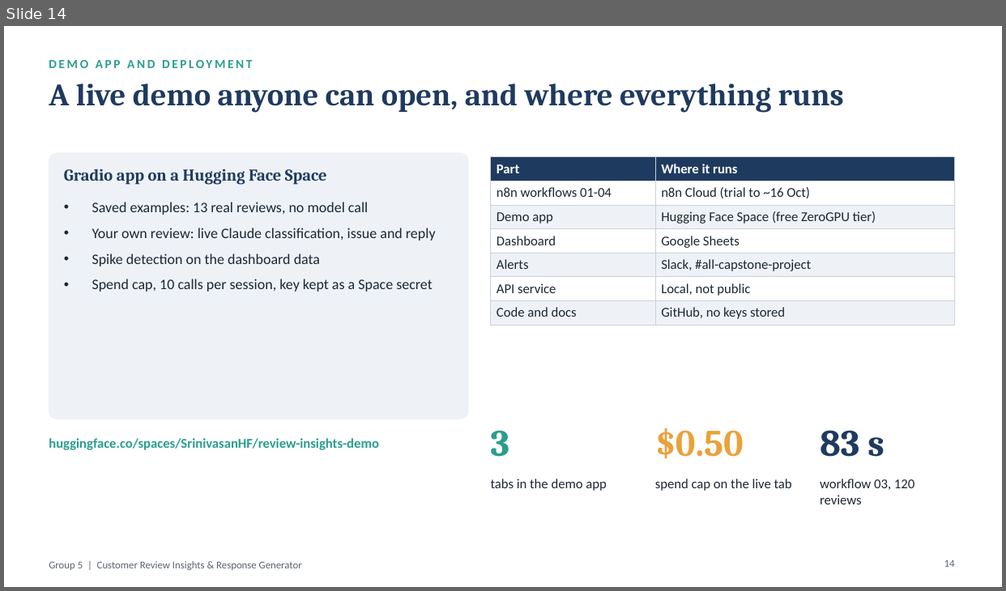
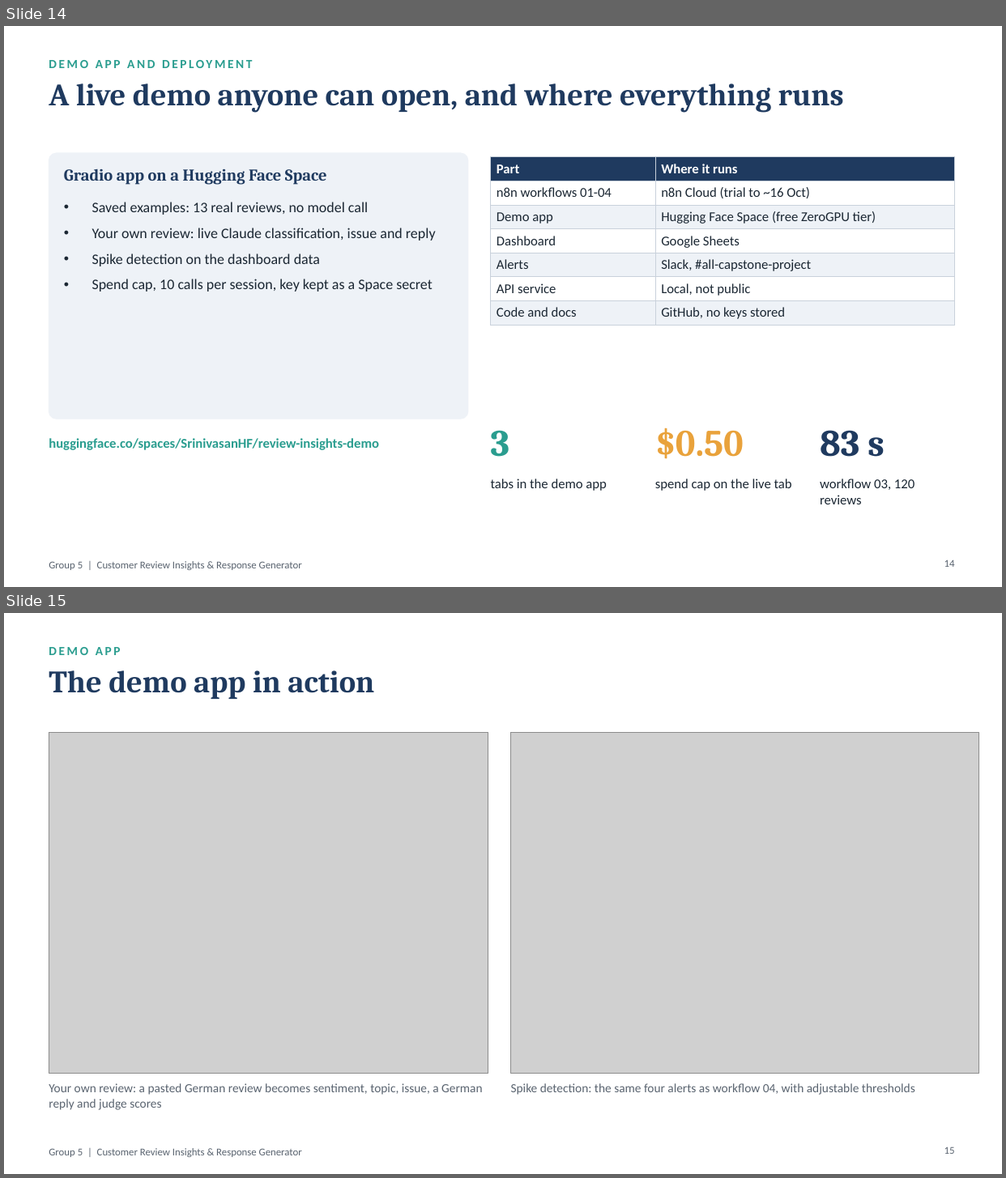
Before and after one commit to west01srinivas-hue/Capstone_Project_Group_5, a slide deck: docs/final/Final_Presentation.pptx. Shown one above the other, each under a label of ours: slide 14 before the commit, slides 14 and 15 after it. The pictures are 1006x591 and 1006x1178 pixels, drawn with LibreOffice and Linux fonts; fonts in the diff are those of the drawing; grey boxes stand for pictures. Boxes give left, top, right and bottom in pixels: in the first picture for what was removed or moved away, otherwise in the second. Text is boxed around its words. In the diff, an @@ line names an element or a change of style, - is before the commit and + after.

```diff
--- a/docs/final/Final_Presentation.pptx
+++ b/docs/final/Final_Presentation.pptx
@@ slide 15 added at bbox=[4, 613, 1002, 1174], background #FFFFFF @@
@@ text added at bbox=[49, 647, 121, 655], 12 pt, text #2A9D8F, bold @@
+DEMO APP
@@ text added at bbox=[49, 671, 374, 699], 30 pt, text #1F3A5F, bold @@
+The demo app in action
@@ picture added at bbox=[49, 733, 488, 1073] @@
@@ picture added at bbox=[511, 733, 979, 1073] @@
@@ text added at bbox=[49, 1084, 482, 1110], 12 pt, text #5A6470 @@
+Your own review: a pasted German review becomes sentiment, topic, issue, a German reply and judge scores
@@ text added at bbox=[511, 1084, 915, 1095], 12 pt, text #5A6470 @@
+Spike detection: the same four alerts as workflow 04, with adjustable thresholds
@@ text added at bbox=[49, 1148, 302, 1157], 10 pt, text #5A6470 @@
+Group 5 | Customer Review Insights & Response Generator
@@ page number added at bbox=[944, 1148, 955, 1154], 10 pt, text #5A6470 @@
+15
```
Also in this commit, not shown: 2 other files.
